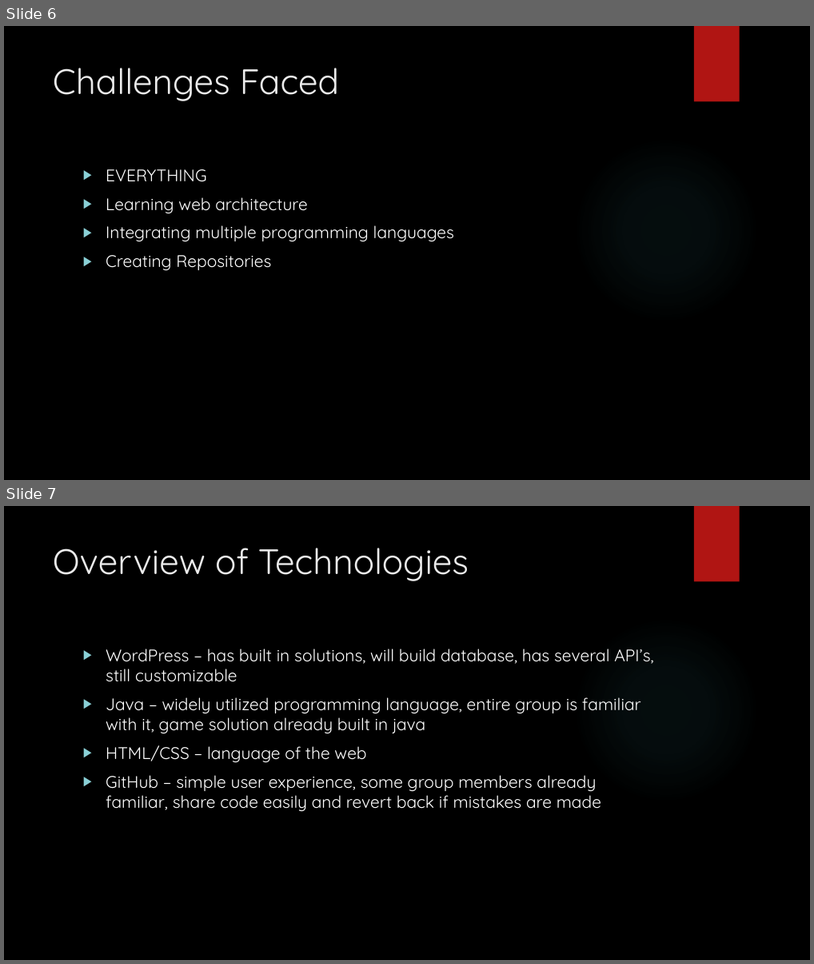
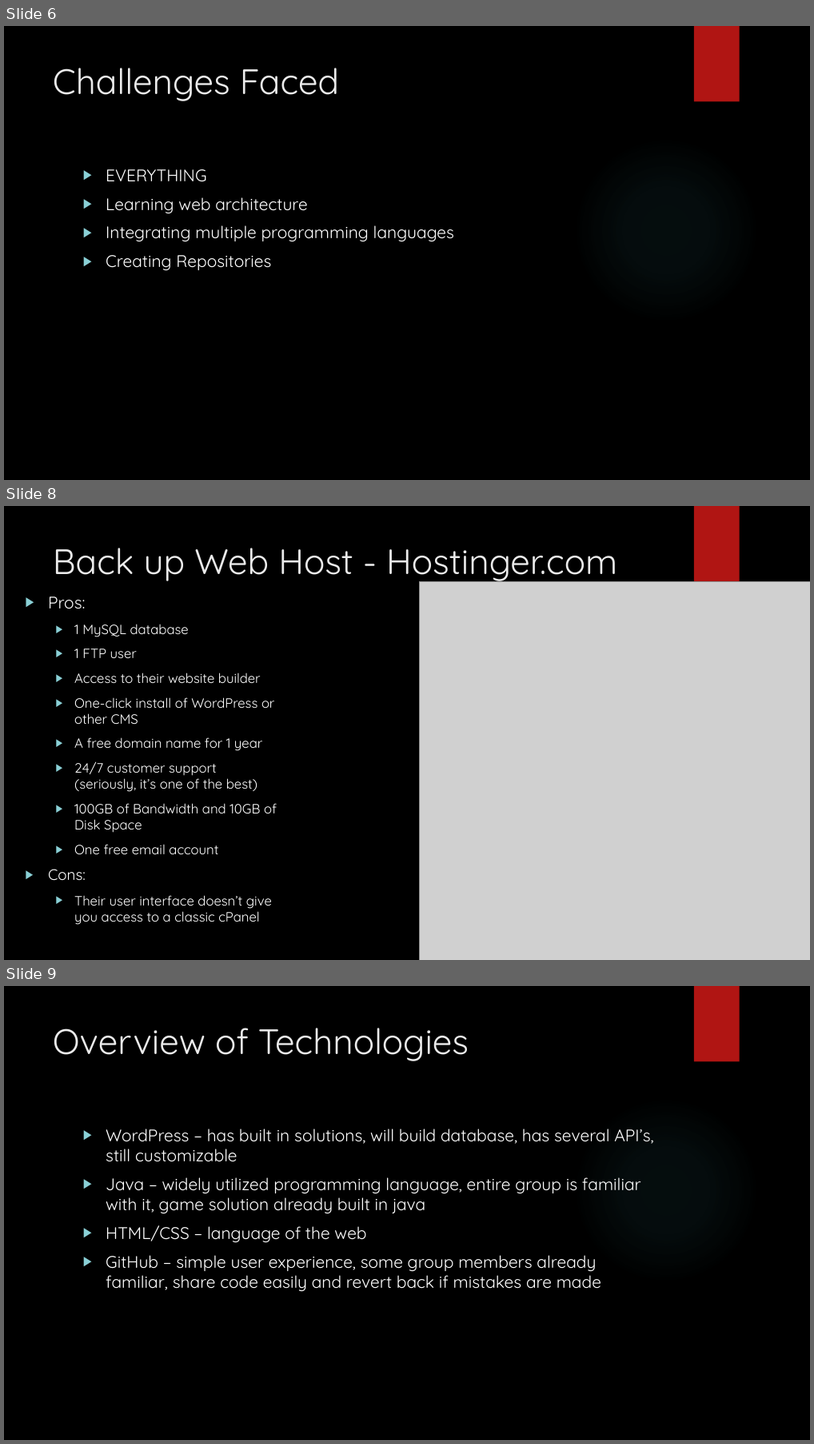
Before and after one commit to maxthedog21/412FinalGroupProject, a slide deck: Project Documents/Group 2.pptx. Shown one above the other, each under a label of ours: slides 6 and 7 before the commit, slides 6, 8 and 9 after it; the slides between them are not shown. The pictures are 814x964 and 814x1444 pixels, drawn with LibreOffice and Linux fonts; fonts in the diff are those of the drawing; grey boxes stand for pictures; background and template pictures are left out. Boxes give left, top, right and bottom in pixels: in the first picture for what was removed or moved away, otherwise in the second. Text is boxed around its words. In the diff, an @@ line names an element or a change of style, - is before the commit and + after.

```diff
--- a/Project Documents/Group 2.pptx
+++ b/Project Documents/Group 2.pptx
@@ slide 8 added at (4, 506, 810, 960), background picture (left out); not listed: 1 template element that a slide beside it also shows @@
@@ title added at (53, 548, 618, 584), 42 pt, text #EBEBEB @@
+Back up Web Host - Hostinger.com
@@ text added at (48, 596, 277, 924), 16 pt, text #FFFFFF @@
+▶ Pros:
+  ▶ 1 MySQL database
+  ▶ 1 FTP user
+  ▶ Access to their website builder
+  ▶ One-click install of WordPress or other CMS
+  ▶ A free domain name for 1 year
+  ▶ 24/7 customer support (seriously, it’s one of the best)
+  ▶ 100GB of Bandwidth and 10GB of Disk Space
+  ▶ One free email account
+▶ Cons:
+  ▶ Their user interface doesn’t give you access to a classic cPanel
@@ picture added at (420, 582, 810, 960) @@
@@ what was slide 7 is now slide 9 @@
```
Also in this commit, not shown: 1 slide changed, 1 other slide added.
